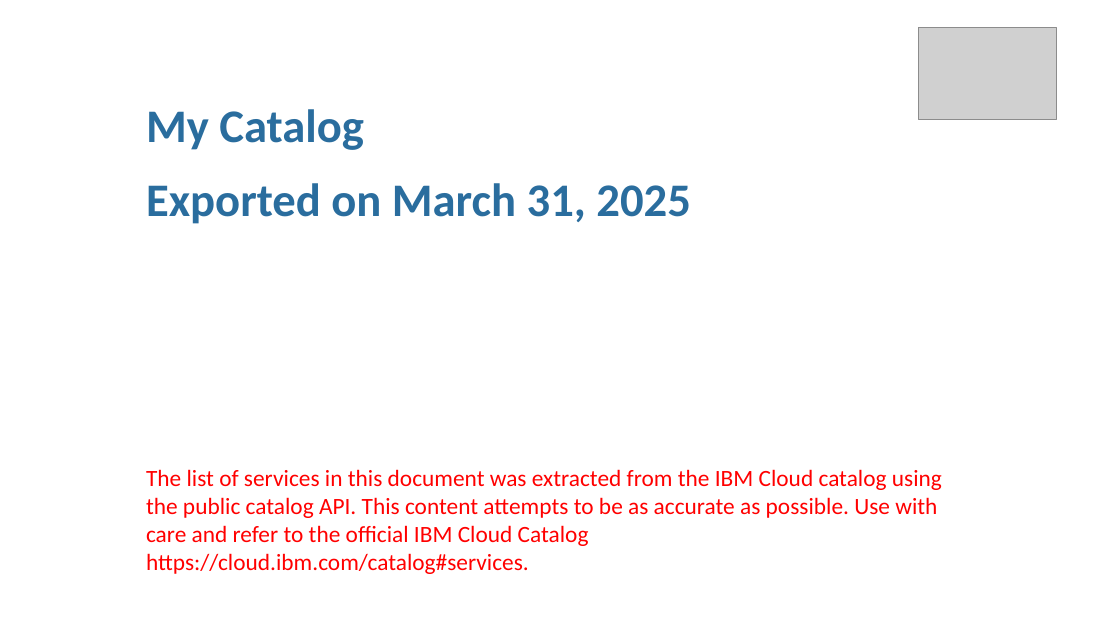
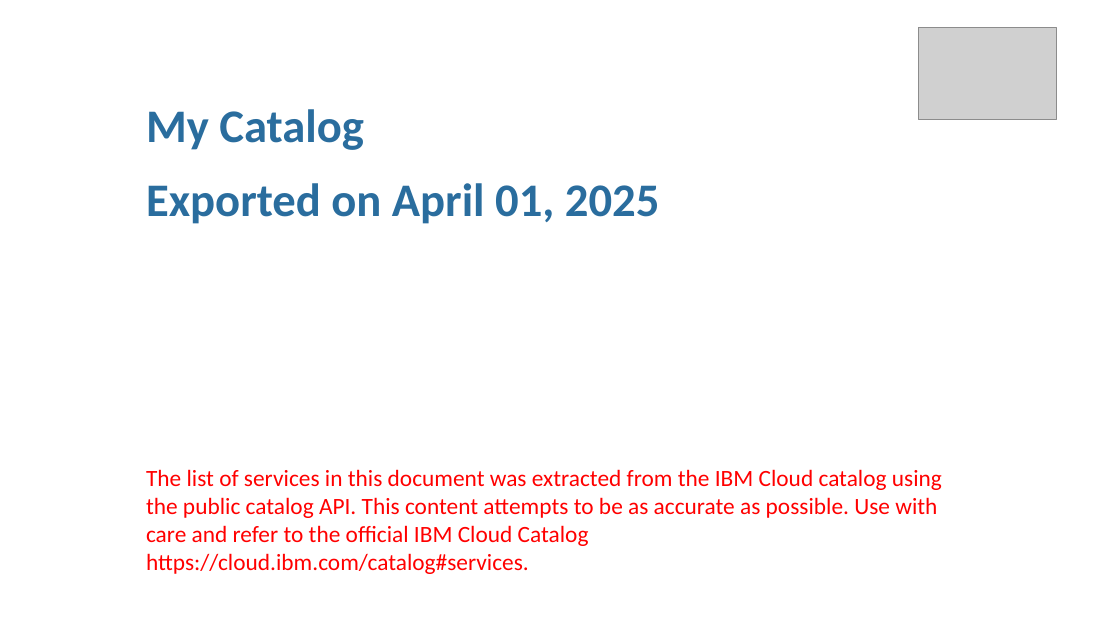
Before and after one commit to l2fprod/mycatalog, a slide deck: slide 1 of docs/generated/mycatalog.pptx. Drawn at 1120x630 pixels with LibreOffice and Linux fonts; fonts in the diff are those of the drawing; grey boxes stand for pictures. Boxes give left, top, right and bottom in pixels: in the first picture for what was removed or moved away, otherwise in the second. Text is boxed around its words. In the diff, an @@ line names an element or a change of style, - is before the commit and + after.

```diff
--- a/docs/generated/mycatalog.pptx
+++ b/docs/generated/mycatalog.pptx
@@ text at (146,183,659,224): text changed @@
-Exported on March 31, 2025
+Exported on April 01, 2025
```
Also in this commit, not shown: 10 other files.
